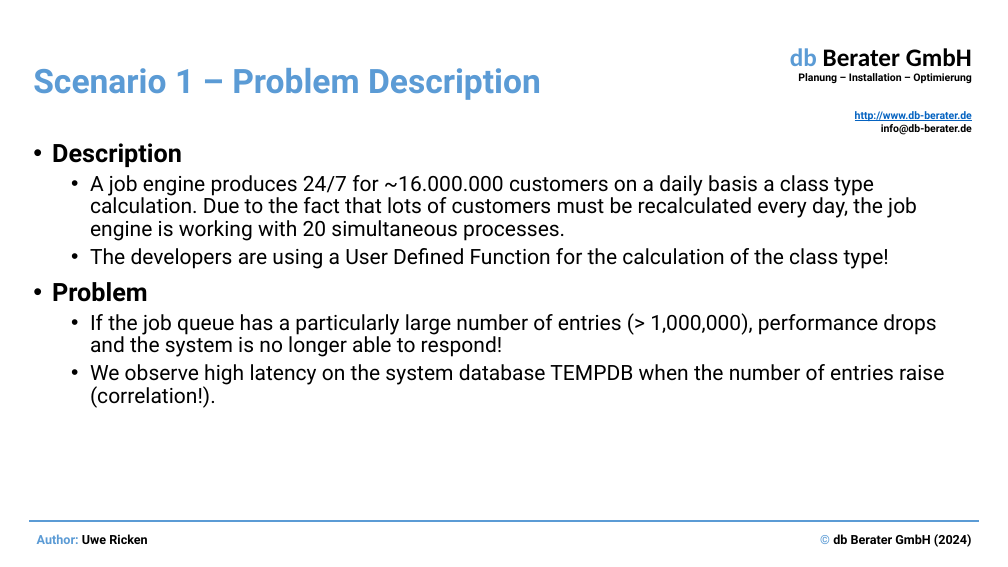
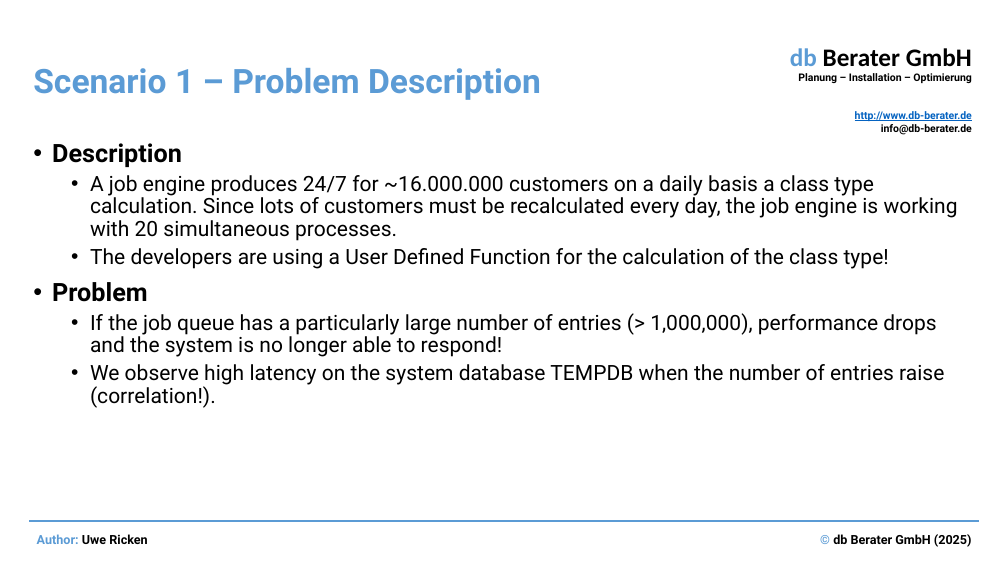
Before and after one commit to uricken1964/Workshop---Making-Bad-Codes-Better, a slide deck: slide 17 of Preparation and Documents/Performance optimization by identifying and correcting bad SQL code.pptx. Drawn at 1008x567 pixels with LibreOffice and Linux fonts; fonts in the diff are those of the drawing. Boxes give left, top, right and bottom in pixels: in the first picture for what was removed or moved away, otherwise in the second. Text is boxed around its words. In the diff, an @@ line names an element or a change of style, - is before the commit and + after.

```diff
--- a/Preparation and Documents/Performance optimization by identifying and correcting bad SQL code.pptx
+++ b/Preparation and Documents/Performance optimization by identifying and correcting bad SQL code.pptx
@@ text at (x1=90, y1=175, x2=958, y2=241): text changed @@
-  • A job engine produces 24/7 for ~16.000.000 customers on a daily basis a class type calculation. Due to the fact that lots of customers must be recalculated every day, the job engine is working with 20 simultaneous processes.
+  • A job engine produces 24/7 for ~16.000.000 customers on a daily basis a class type calculation. Since lots of customers must be recalculated every day, the job engine is working with 20 simultaneous processes.
@@ text at (x1=833, y1=534, x2=972, y2=547): text changed @@
-© db Berater GmbH (2024)
+© db Berater GmbH (2025)
```
Also in this commit, not shown: 18 other slides changed, 2 slides added, 1 slide removed, 18 other files.
